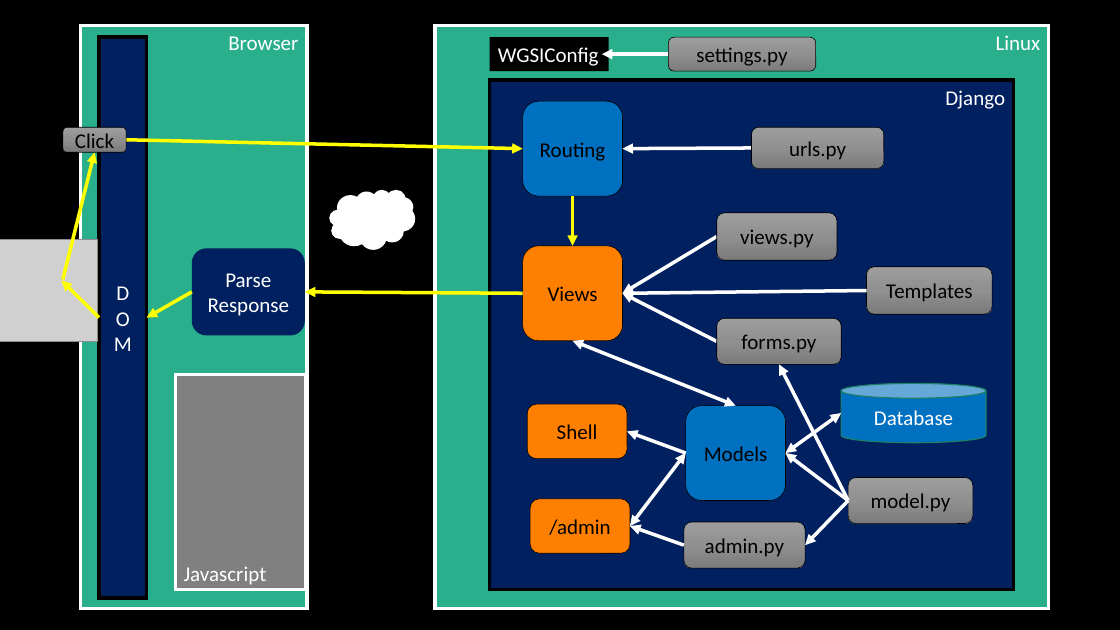
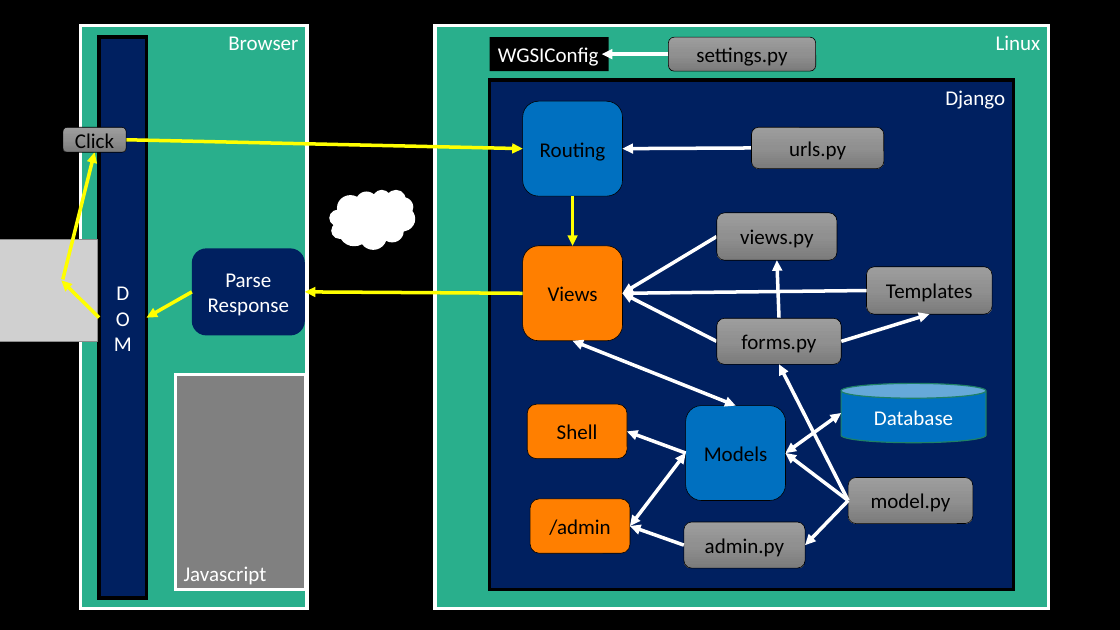
Before and after one commit to csev/dj4e, a slide deck: slide 1 of lectures/00-Big-Picture.pptx. Drawn at 1120x630 pixels with LibreOffice and Linux fonts; fonts in the diff are those of the drawing; grey boxes stand for pictures. Boxes give left, top, right and bottom in pixels: in the first picture for what was removed or moved away, otherwise in the second. Text is boxed around its words. In the diff, an @@ line names an element or a change of style, - is before the commit and + after.

```diff
--- a/lectures/00-Big-Picture.pptx
+++ b/lectures/00-Big-Picture.pptx
@@ arrow added from (779, 318) to (777, 260), #FFFFFF 3 pt @@
@@ arrow added from (842, 341) to (929, 314), #FFFFFF 3 pt @@
```
Also in this commit, not shown: 1 other file.
